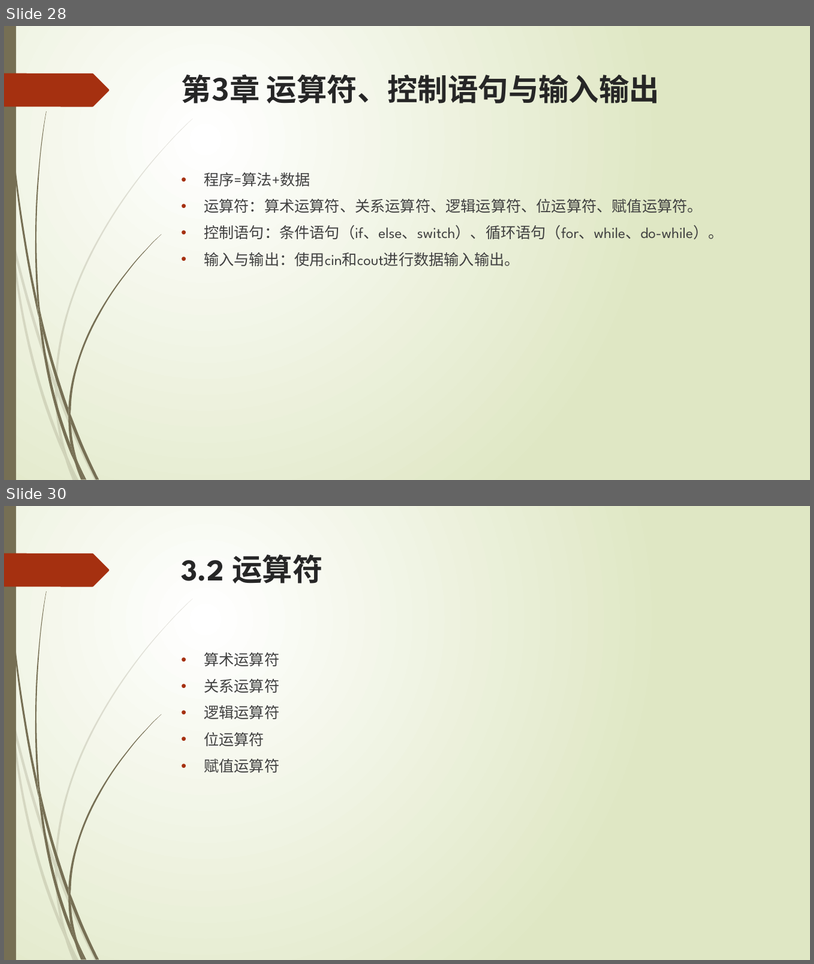
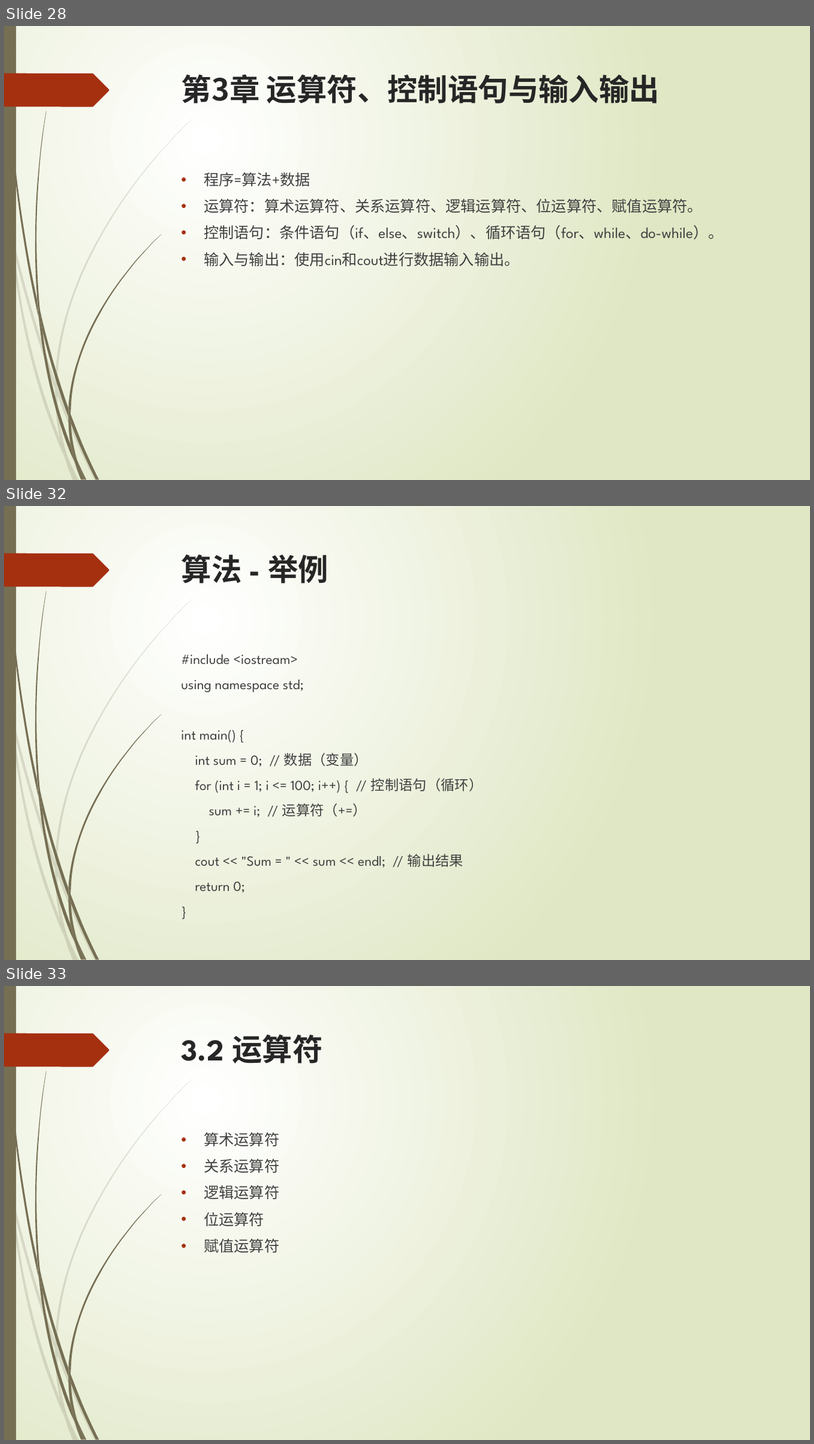
Before and after one commit to liuty2006/learn, a slide deck: learn_cpp/docs/C++语言培训.pptx. Shown one above the other, each under a label of ours: slides 28 and 30 before the commit, slides 28, 32 and 33 after it; the slides between them are not shown. The pictures are 814x964 and 814x1444 pixels, drawn with LibreOffice and Linux fonts; fonts in the diff are those of the drawing. Boxes give left, top, right and bottom in pixels: in the first picture for what was removed or moved away, otherwise in the second. Text is boxed around its words. In the diff, an @@ line names an element or a change of style, - is before the commit and + after.

```diff
--- a/learn_cpp/docs/C++语言培训.pptx
+++ b/learn_cpp/docs/C++语言培训.pptx
@@ slide 32 added at (4,506,810,960), background gradient #FFFFFF to #DFE8C4; not listed: 24 template elements that a slide beside it also shows @@
@@ title added at (182,555,329,583), 36 pt, text #262626, bold @@
+算法 - 举例
@@ text added at (181,654,483,892), 16.6 pt, text #404040 @@
+#include <iostream>
+using namespace std;
+int main() {
+int sum = 0; // 数据（变量）
+for (int i = 1; i <= 100; i++) { // 控制语句（循环）
+sum += i; // 运算符（+=）
+}
+cout << "Sum = " << sum << endl; // 输出结果
+return 0;
+}
@@ what was slide 30 is now slide 33 @@
```
Also in this commit, not shown: 1 slide changed, 2 other slides added, 2 other files.
